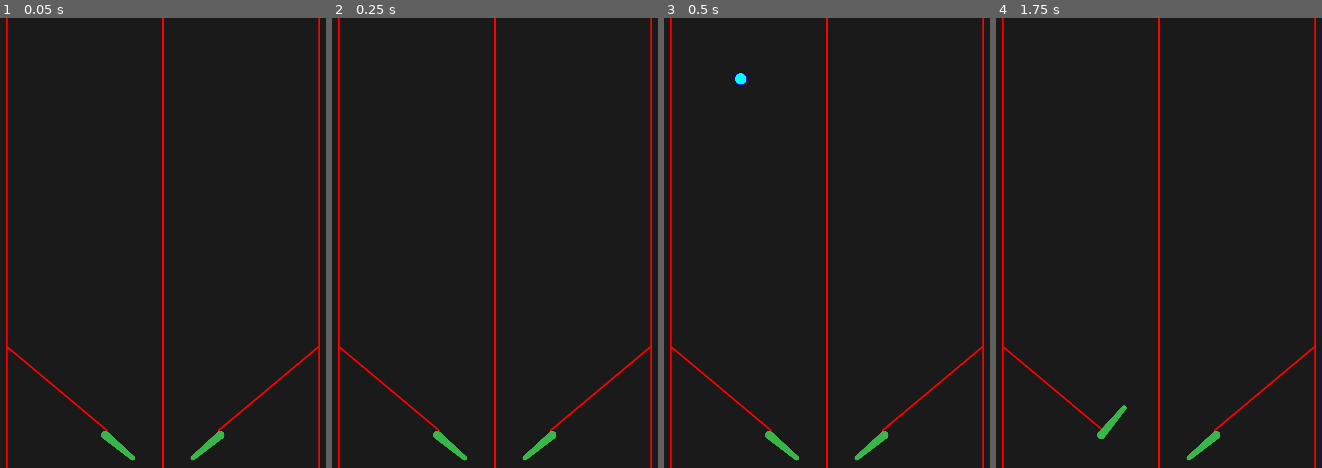
Above: before the commit, frames 1-4 (left to right).
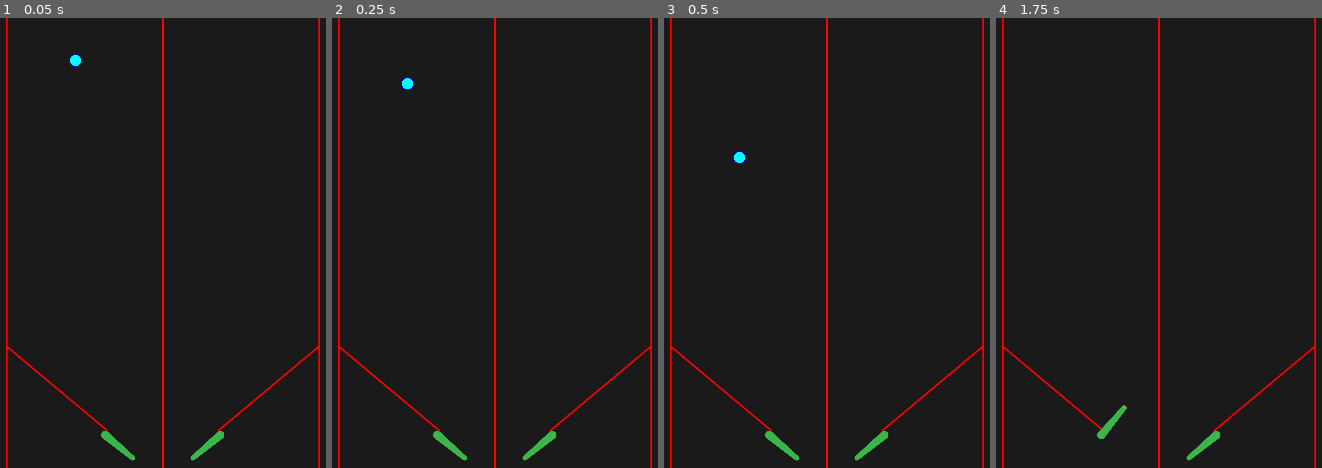
Above: after the commit, the same moments.

Repository: cxhuy/ptd
Game: Godot game, scene res://scenes/game.tscn
Two runs of this game, one before a commit and one after it. Both use one fixed random seed, a clock stepped at 60 frames per second and the inputs below.
Inputs:
- Up to frame 1 (0.05 s): no input
- Up to frame 2 (0.25 s): no input
- Up to frame 3 (0.5 s): no input
- Up to frame 4 (1.75 s): hold / (rightFlip) 0.53-1.28 s; tap Enter at 1.25 s; hold Z (leftFlip) from 1.28 s (still down)

The runs differ from the first frame. In frame 1, less than 0.1% of the frame differs, in the area x 21-26%, y 8-11%; in frame 2, less than 0.1%; in frame 3, 0.2%, in the area x 21-26%, y 12-33%; in frame 4, nothing differs.

Commit message:
feat: add bounce to walls

Diff:
--- a/scenes/game.tscn
+++ b/scenes/game.tscn
@@ -1,9 +1,12 @@
-[gd_scene load_steps=7 format=3 uid="uid://b4thv8xq7r6q"]
+[gd_scene load_steps=9 format=3 uid="uid://b4thv8xq7r6q"]
 
 [ext_resource type="Texture2D" uid="uid://dqxgvfj5w8qap" path="res://sprites/walls.svg" id="1_cy8yf"]
 [ext_resource type="PackedScene" uid="uid://domq6x0q4mfk1" path="res://scenes/ball.tscn" id="2_nc3n3"]
 [ext_resource type="PackedScene" uid="uid://d23liiq5o3xd" path="res://scenes/rightFlipper.tscn" id="3_mdsrv"]
 [ext_resource type="PackedScene" uid="uid://bhfj71qo8alo3" path="res://scenes/leftFlipper.tscn" id="3_mqu62"]
+
+[sub_resource type="PhysicsMaterial" id="PhysicsMaterial_u6bn6"]
+bounce = 0.1
 
 [sub_resource type="RectangleShape2D" id="RectangleShape2D_pyenq"]
 size = Vector2(100, 1080)
@@ -11,14 +14,18 @@
 [sub_resource type="RectangleShape2D" id="RectangleShape2D_iih53"]
 size = Vector2(100, 1080)
 
+[sub_resource type="RectangleShape2D" id="RectangleShape2D_jarcq"]
+size = Vector2(1920, 50)
+
 [node name="Game" type="Node2D"]
 
-[node name="Walls" type="RigidBody2D" parent="."]
-freeze = true
-
-[node name="WallsSprite" type="Sprite2D" parent="Walls"]
+[node name="WallsSprite" type="Sprite2D" parent="."]
 position = Vector2(960, 540)
 texture = ExtResource("1_cy8yf")
+
+[node name="Walls" type="RigidBody2D" parent="."]
+physics_material_override = SubResource("PhysicsMaterial_u6bn6")
+freeze = true
 
 [node name="LeftWall" type="CollisionShape2D" parent="Walls"]
 position = Vector2(535, 540)
@@ -28,14 +35,21 @@
 position = Vector2(1385, 540)
 shape = SubResource("RectangleShape2D_iih53")
 
-[node name="LeftSlope" type="CollisionPolygon2D" parent="Walls"]
+[node name="CollisionShape2D" type="CollisionShape2D" parent="Walls"]
+position = Vector2(960, 25)
+shape = SubResource("RectangleShape2D_jarcq")
+
+[node name="Slopes" type="RigidBody2D" parent="."]
+freeze = true
+
+[node name="LeftSlope" type="CollisionPolygon2D" parent="Slopes"]
 polygon = PackedVector2Array(585, 790, 827.5, 993, 827.5, 1080, 585, 1080)
 
-[node name="RightSlope" type="CollisionPolygon2D" parent="Walls"]
+[node name="RightSlope" type="CollisionPolygon2D" parent="Slopes"]
 polygon = PackedVector2Array(1335, 790, 1091.5, 993, 1091.5, 1080, 1335, 1080)
 
 [node name="Ball" parent="." instance=ExtResource("2_nc3n3")]
-position = Vector2(753, -89)
+position = Vector2(750, 100)
 
 [node name="LeftFlipper" parent="." instance=ExtResource("3_mqu62")]
 position = Vector2(821.5, 1001)
